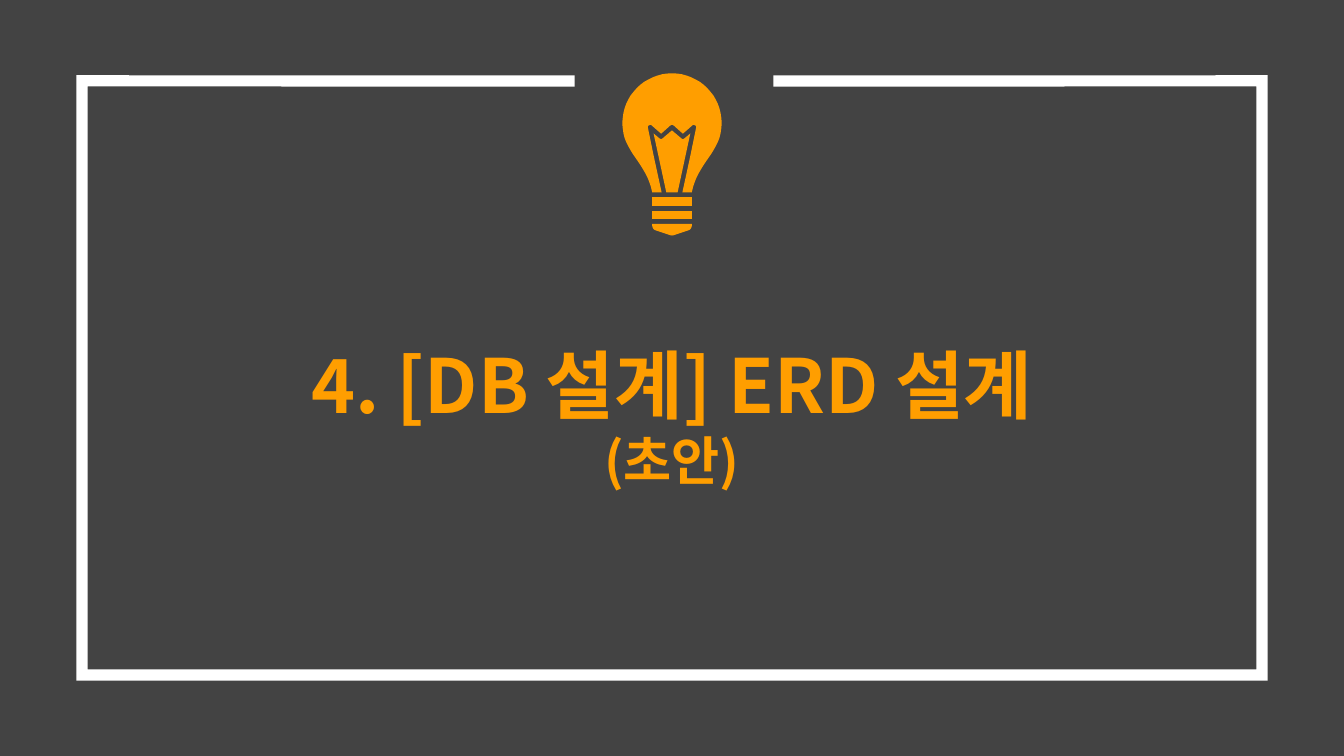
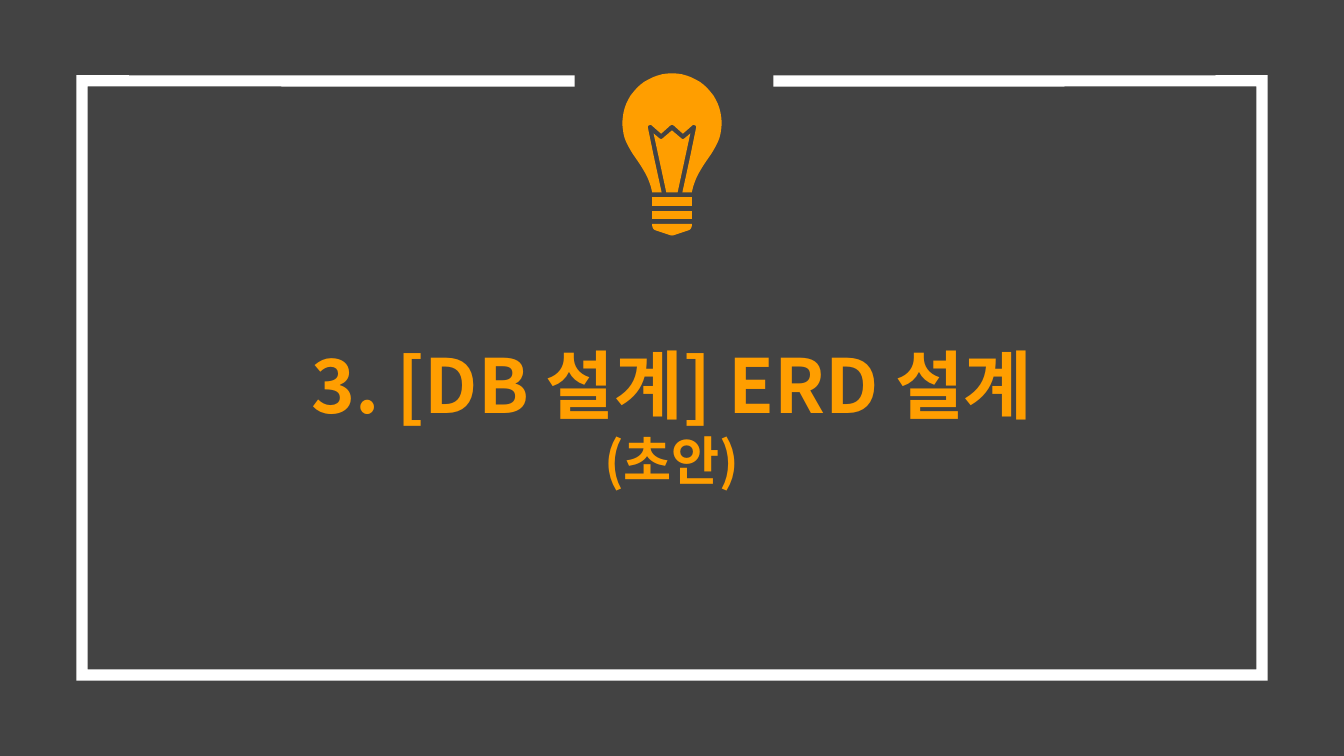
Before and after one commit to hhsw07/ezen-academy-projects, a slide deck: slide 12 of 0 발표용 파워포인트/0508 1차발표/0508 project06 - 파워포인트 종합.pptx (slide 14 before the commit). Drawn at 1344x756 pixels with LibreOffice and Linux fonts; fonts in the diff are those of the drawing. Boxes give left, top, right and bottom in pixels: in the first picture for what was removed or moved away, otherwise in the second. Text is boxed around its words. In the diff, an @@ line names an element or a change of style, - is before the commit and + after.

```diff
--- a/0 발표용 파워포인트/0508 1차발표/0508 project06 - 파워포인트 종합.pptx
+++ b/0 발표용 파워포인트/0508 1차발표/0508 project06 - 파워포인트 종합.pptx
@@ title at (x1=312, y1=350, x2=1032, y2=491): text changed @@
-4. [DB 설계] ERD 설계 (초안)
+3. [DB 설계] ERD 설계 (초안)
```
Also in this commit, not shown: 7 other slides changed, 10 slides added, 12 slides removed.
